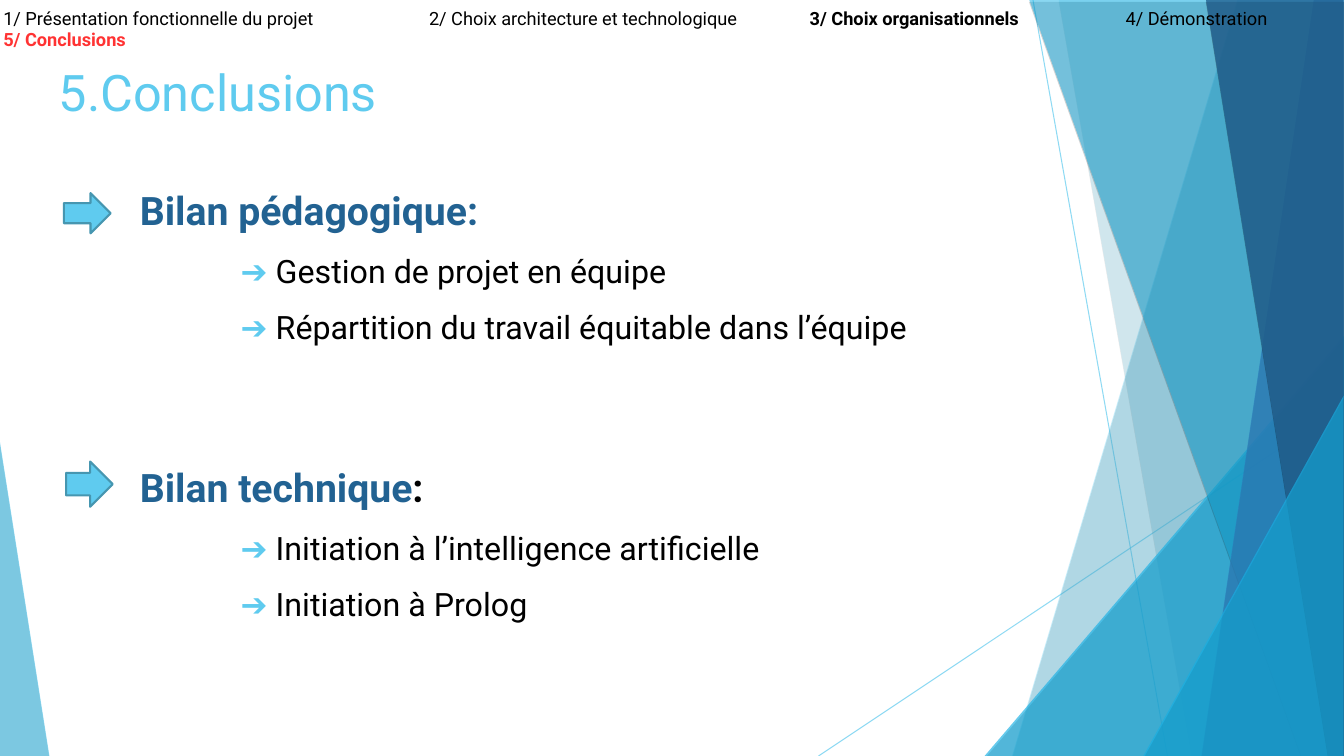
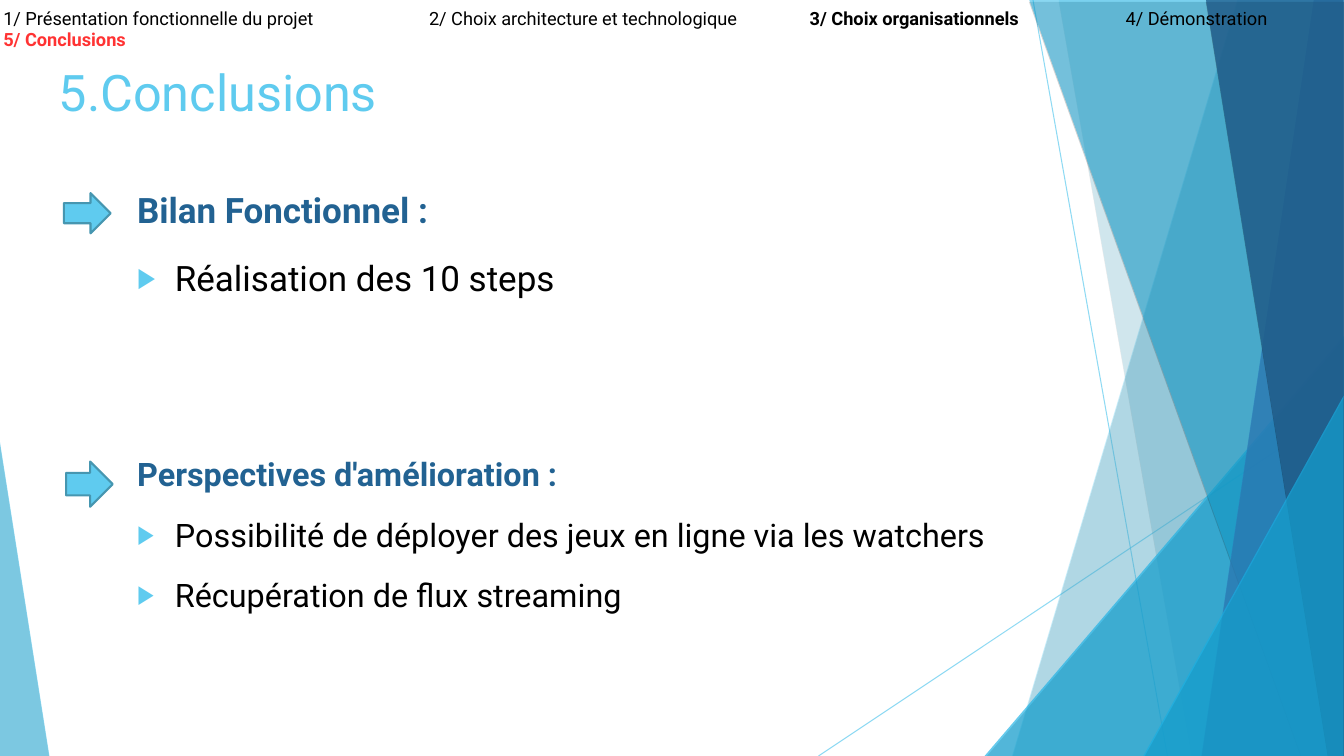
Before and after one commit to ComeBurguburu/AmbianceShowRoom, a slide deck: slide 12 of docs/Presentation orale.odp (slide 11 before the commit). Drawn at 1344x756 pixels with LibreOffice and Linux fonts; fonts in the diff are those of the drawing. Boxes give left, top, right and bottom in pixels: in the first picture for what was removed or moved away, otherwise in the second. Text is boxed around its words. In the diff, an @@ line names an element or a change of style, - is before the commit and + after.

```diff
--- a/docs/Presentation orale.odp
+++ b/docs/Presentation orale.odp
@@ text added at (137,196,555,298), 25 pt, text #000000 @@
+Bilan Fonctionnel :
+▶ Réalisation des 10 steps
@@ text removed at (140,195,906,623) @@
-Bilan pédagogique:
-➔ Gestion de projet en équipe
-➔ Répartition du travail équitable dans l’équipe
-Bilan technique:
-➔ Initiation à l’intelligence artificielle
-➔ Initiation à Prolog
@@ text added at (137,461,985,614), 23.1 pt, text #000000 @@
+Perspectives d'amélioration :
+▶ Possibilité de déployer des jeux en ligne via les watchers
+▶ Récupération de flux streaming
```
Also in this commit, not shown: 3 other slides changed, 1 slide added, 2 other files.
